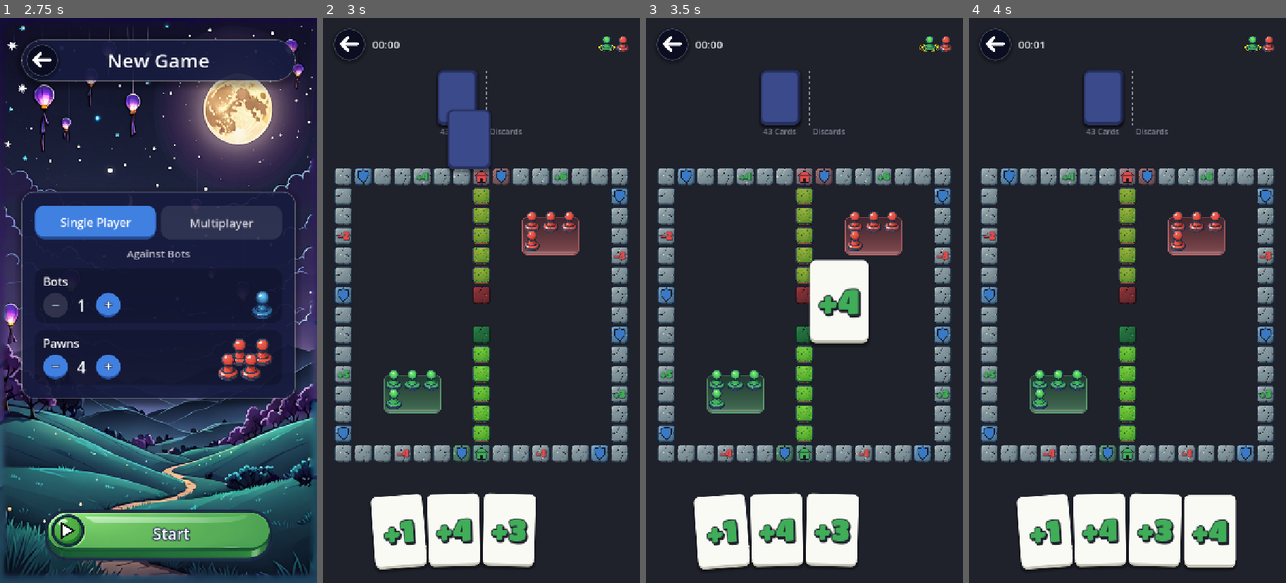
Above: before the commit, frames 1-4 (left to right).
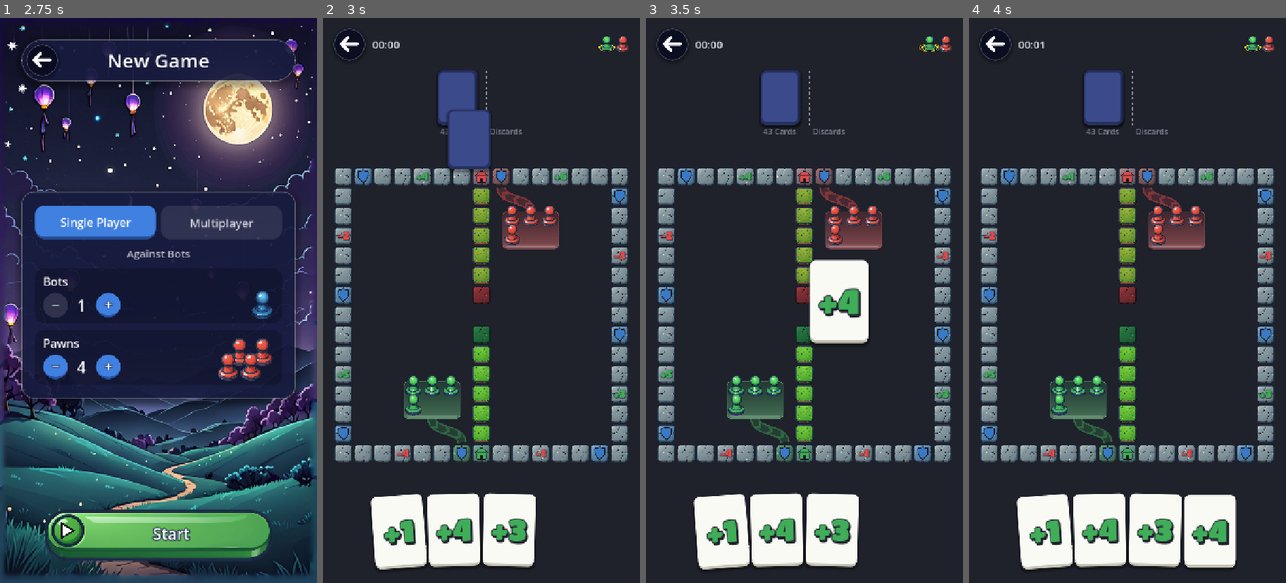
Above: after the commit, the same moments.

Repository: sezertanci/Pawnic
Game: Godot game, scene res://scenes/main.tscn
Same seed, same stepped clock (60 frames per second), same inputs: the game is played once before the commit and once after it.
Inputs (mouse positions are in pixels of both pictures, inside the frame that each line leads up to):
- Up to frame 1 (2.75 s): click "New Game" at 0.5 s; click "Single Player" at 1.25 s; click "Single Player" at 2 s
- Up to frame 2 (3 s): click "Start" at 2.75 s
- Up to frame 3 (3.5 s): no input
- Up to frame 4 (4 s): tap Enter at 3.5 s; drag from (1127, 317) to (1159, 176) at 3.52 s

Frame 1 is identical in both runs. In frame 2, 3.4% of the frame differs, in the area x 19-81%, y 30-76%; in frame 3, 3.4%; in frame 4, 3.4%.

Commit message:
feat: hamle yolu önizlemesi ve başlangıç alanı patikası
- Kart seçilince oynanabilir taşların yolu oyuncu renginde kesik
  noktalarla çizilir, varış karesi nabız gibi parlar.
- Başlangıç alanları çıkış karelerinin yanındaki köşeye taşındı.
- Alandan çıkış karesine ok işaretli kavisli bir patika çizilir;
  alandan taş seçilebiliyorsa patikada ışık akar.
- rounded_rect ve filled ortak SmoothDraw yardımcılarına alındı.

Co-Authored-By: Claude Opus 5.5 <noreply@anthropic.com>

Diff:
--- a/data/boards/classic.json
+++ b/data/boards/classic.json
@@ -18,9 +18,9 @@
 		"ring:32": -1, "ring:39": -4, "ring:46": 5, "ring:53": -2
 	},
 	"seats": [
-		{ "start": "ring:8", "home": "lane0:5", "shortcut": "ring:7", "base": [11.0, 3.5] },
-		{ "start": "ring:22", "home": "lane1:5", "shortcut": "ring:21", "base": [11.5, 11.0] },
-		{ "start": "ring:36", "home": "lane2:5", "shortcut": "ring:35", "base": [4.0, 11.5] },
-		{ "start": "ring:50", "home": "lane3:5", "shortcut": "ring:49", "base": [3.5, 4.0] }
+		{ "start": "ring:8", "home": "lane0:5", "shortcut": "ring:7", "base": [10.0, 3.2] },
+		{ "start": "ring:22", "home": "lane1:5", "shortcut": "ring:21", "base": [11.3, 9.5] },
+		{ "start": "ring:36", "home": "lane2:5", "shortcut": "ring:35", "base": [5.0, 11.8] },
+		{ "start": "ring:50", "home": "lane3:5", "shortcut": "ring:49", "base": [3.7, 5.5] }
 	]
 }
--- a/scripts/rules/move_picker.gd
+++ b/scripts/rules/move_picker.gd
@@ -55,6 +55,15 @@
 	stage = Stage.PAWN
 
 
+## Seçili kartla (joker'de seçili değerle) hâlâ yapılabilecek hamleler; yol önizlemesi içindir.
+## Kart ya da joker değeri seçilmeden boş döner.
+func candidates() -> Array[Move]:
+	var result: Array[Move] = []
+	if stage != Stage.CARD and stage != Stage.VALUE:
+		result.assign(_candidates)
+	return result
+
+
 ## Bu adımda dokunulabilecek taşlar.
 func selectable_pawns() -> Array[int]:
 	var result: Array[int] = []
--- /dev/null
+++ b/scripts/ui/base_link.gd
@@ -0,0 +1,114 @@
+class_name BaseLink
+extends RefCounted
+## Başlangıç alanından çıkış karesine uzanan kavisli patika; taşların nereden yola çıkacağını
+## gösterir. Patika alanın çıkış karesine bakan kenarının ortasından dik çıkar, yumuşak bir S
+## çizerek karenin önüne dik varır. İki yan çizgiden ve aralarındaki daha soluk dolgudan oluşur;
+## başına, ortasına ve sonuna yakın üç ok işareti (>) yönü gösterir. Renkler zemine yumuşakça
+## karışan, kenarsız tonlardır.
+## Alandan taş seçilebiliyorsa dolgu boyunca çıkış karesine doğru bir ışık akar; bu sırada
+## çizen düğüm her karede yeniden çizilmelidir. Uzunluklar kare boyuna oranlanır.
+
+## İki yan çizgi arasındaki genişlik ve çizgi kalınlığı.
+const WIDTH_RATIO := 0.4
+const LINE_RATIO := 0.05
+## Oyuncu renginin kenar çizgilerinde ve dolguda zemine karışma oranı; renkler opak çizilir.
+const LINE_ALPHA := 0.5
+const FILL_ALPHA := 0.2
+## Ok işaretlerinin eğri üzerindeki yerleri (eğri noktalarının sırasına oranla), kollarının
+## uzunluğu (patika genişliğine oranla) ve çizgi kalınlığı (kare boyuna oranla).
+const ARROWS_AT: Array[float] = [0.2, 0.5, 0.8]
+const ARROW_SIZE := 0.45
+const ARROW_LINE_RATIO := 0.1
+## Patika ucunun çıkış karesinin kenarından geride durduğu mesafe.
+const END_GAP := 0.12
+## Kavis kollarının uzunluğu, iki uç arasındaki dik mesafeye oranla.
+const BEND := 0.6
+const CURVE_POINTS := 24
+## Akan ışığın bir turu (saniye), patika boyuna oranla genişliği ve rengin beyaza yaklaşması.
+const FLOW_PERIOD := 1.2
+const FLOW_BAND := 0.35
+const FLOW_LIGHTEN := 0.6
+
+
+static func draw(
+	canvas: CanvasItem,
+	base: Rect2,
+	start: Rect2,
+	color: Color,
+	skin: BoardSkin,
+	cell: float,
+	flowing: bool
+) -> void:
+	var normal := _facing(base, start.get_center())
+	var from := base.get_center() + normal * base.size / 2.0
+	var to := start.get_center() - normal * (start.size / 2.0 + Vector2.ONE * cell * END_GAP)
+	var points := _curve(from, to, normal)
+	var half := cell * WIDTH_RATIO / 2.0
+	var rails: Array[PackedVector2Array] = [_offset(points, half), _offset(points, -half)]
+	var line := cell * LINE_RATIO
+	var ground := skin.background_color
+	var fill := _fill_colors(points, ground.lerp(color, FILL_ALPHA), color, flowing)
+	SmoothDraw.ribbon(canvas, rails[0], rails[1], fill, fill)
+	var ink := ground.lerp(color, LINE_ALPHA)
+	for rail: PackedVector2Array in rails:
+		SmoothDraw.stroke(canvas, rail, ink, line)
+	for at: float in ARROWS_AT:
+		var arrow := _arrow(points, at, half * 2.0 * ARROW_SIZE)
+		SmoothDraw.stroke(canvas, arrow, ink, cell * ARROW_LINE_RATIO)
+
+
+## Eğrinin at oranındaki noktasında, gidiş yönünü gösteren > biçimli işaretin üç noktası.
+static func _arrow(points: PackedVector2Array, at: float, size: float) -> PackedVector2Array:
+	var index := roundi(at * (points.size() - 1))
+	var ahead := (points[index + 1] - points[index - 1]).normalized()
+	var side := ahead.orthogonal() * size
+	var tip := points[index] + ahead * size / 2.0
+	var back := tip - ahead * size
+	return PackedVector2Array([back + side, tip, back - side])
+
+
+## Alanın, point'e bakan kenarının dışa dönük birim yönü; uzaklığın büyük olduğu eksen seçilir.
+static func _facing(rect: Rect2, point: Vector2) -> Vector2:
+	var gap_x := maxf(rect.position.x - point.x, point.x - rect.end.x)
+	var gap_y := maxf(rect.position.y - point.y, point.y - rect.end.y)
+	if gap_x > gap_y:
+		return Vector2.LEFT if point.x < rect.position.x else Vector2.RIGHT
+	return Vector2.UP if point.y < rect.position.y else Vector2.DOWN
+
+
+## Uçlarda normal yönünde duran kollarıyla kübik Bézier eğrisinin noktaları.
+static func _curve(from: Vector2, to: Vector2, normal: Vector2) -> PackedVector2Array:
+	var arm := normal * (to - from).dot(normal) * BEND
+	var points := PackedVector2Array()
+	for index: int in range(CURVE_POINTS + 1):
+		var t := float(index) / CURVE_POINTS
+		points.append(from.bezier_interpolate(from + arm, to - arm, to, t))
+	return points
+
+
+## Eğriyi her noktada gidiş yönüne dik olarak distance kadar kaydırır (eksi değer öbür yana).
+static func _offset(points: PackedVector2Array, distance: float) -> PackedVector2Array:
+	var result := PackedVector2Array()
+	var last := points.size() - 1
+	for index: int in range(points.size()):
+		var ahead := points[mini(index + 1, last)] - points[maxi(index - 1, 0)]
+		result.append(points[index] + ahead.orthogonal().normalized() * distance)
+	return result
+
+
+## Dolgunun nokta renkleri; akış varsa ışık çıkış karesine doğru ilerler.
+static func _fill_colors(
+	points: PackedVector2Array, fill: Color, color: Color, flowing: bool
+) -> PackedColorArray:
+	var light := color.lightened(FLOW_LIGHTEN)
+	var head := PulseWave.phase(FLOW_PERIOD) * (1.0 + FLOW_BAND)
+	var colors := PackedColorArray()
+	for value: float in SmoothDraw.path_progress(points):
+		colors.append(fill.lerp(light, _glow(head, value)) if flowing else fill)
+	return colors
+
+
+## Işığın başı head'de iken value noktasındaki parlaklık; başın arkasında FLOW_BAND boyunca solar.
+static func _glow(head: float, value: float) -> float:
+	var behind := head - value
+	return clampf(1.0 - behind / FLOW_BAND, 0.0, 1.0) if behind >= 0.0 else 0.0
--- a/scripts/ui/base_painter.gd
+++ b/scripts/ui/base_painter.gd
@@ -33,7 +33,7 @@
 static func draw_base(canvas: CanvasItem, rect: Rect2, color: Color, cell: float) -> void:
 	var radius := cell * CORNER_RATIO
 	var line := cell * LINE_RATIO
-	var outline := _rounded_rect(rect, radius)
+	var outline := SmoothDraw.rounded_rect(rect, radius)
 	var top := Color(color.darkened(DARKEN), TOP_ALPHA)
 	var bottom := Color(color.lightened(LIGHTEN), BOTTOM_ALPHA)
 	var colors := PackedColorArray()
@@ -99,19 +99,3 @@
 		clear.append(Color(color, 0.0))
 	SmoothDraw.ribbon(canvas, outer, path, clear, lit)
 	SmoothDraw.ribbon(canvas, path, inner, lit, clear)
-
-
-## Yuvarlak köşeli dikdörtgenin çevre noktaları (saat yönünde, sol üstten).
-static func _rounded_rect(rect: Rect2, radius: float) -> PackedVector2Array:
-	var r := minf(radius, minf(rect.size.x, rect.size.y) / 2.0)
-	var corners: Array[Vector2] = [
-		rect.position + Vector2(r, r),
-		Vector2(rect.end.x - r, rect.position.y + r),
-		rect.end - Vector2(r, r),
-		Vector2(rect.position.x + r, rect.end.y - r),
-	]
-	var points := PackedVector2Array()
-	for index: int in range(corners.size()):
-		var from := PI + index * PI / 2.0
-		points.append_array(SmoothDraw.arc_points(corners[index], r, from, from + PI / 2.0))
-	return points
--- a/scripts/ui/board_view.gd
+++ b/scripts/ui/board_view.gd
@@ -51,6 +51,10 @@
 var selectable_squares: Array[int] = []
 ## Hamlesi seçilmekte olan taş; farklı renkte halkayla gösterilir.
 var selected_pawn := Move.NO_PAWN
+## Seçili kartla oynanabilecek hamlelerin yolları (kare sırasıyla, son kare varış) ve hamleyi
+## yapacak oyuncu; yollar onun renginde önizlenir.
+var preview_paths: Array[PackedInt32Array] = []
+var preview_seat := BoardLayout.NO_SEAT
 
 var _centers: Array[Vector2] = []
 var _radii: Array[float] = []
@@ -64,9 +68,11 @@
 	Skins.changed.connect(queue_redraw)
 
 
-## Seçilebilir bir şey varken dalga oynasın diye tahta her karede yeniden çizilir.
+## Seçilebilir bir şey ya da yol önizlemesi varken dalga ve varış ışığı oynasın diye tahta her
+## karede yeniden çizilir.
 func _process(_delta: float) -> void:
-	if not selectable.is_empty() or not selectable_squares.is_empty():
+	var waving := not selectable.is_empty() or not selectable_squares.is_empty()
+	if waving or not preview_paths.is_empty():
 		queue_redraw()
 
 
@@ -79,7 +85,9 @@
 		if _is_visible(square, active):
 			_draw_square(square, active)
 	for seat: int in active:
+		_draw_base_link(seat)
 		_draw_base(seat)
+	_draw_previews()
 	_layout_pawns()
 	_draw_pawns()
 
@@ -238,12 +246,39 @@
 		draw_line(start, end, Skins.current.mark_color, LINE_WIDTH)
 
 
+## Yol önizlemeleri: yol üstündeki karelerde nokta, varış karesinde nabız gibi parlayan ışık.
+func _draw_previews() -> void:
+	if preview_paths.is_empty():
+		return
+	var color := Skins.current.seat_color(preview_seat)
+	var cell := _cell_size()
+	for path: PackedInt32Array in preview_paths:
+		if path.is_empty():
+			continue
+		var target := path[path.size() - 1]
+		PathPreview.draw_target(self, _cell_rect(board.layout.cells[target]), color, cell)
+		var centers: Array[Vector2] = []
+		for index: int in range(path.size() - 1):
+			centers.append(_square_center(path[index]))
+		var ink := Skins.current.outline_color
+		PathPreview.draw_dots(self, centers, color, ink, cell, LINE_WIDTH)
+
+
 ## Başlangıç alanı; içinden taş seçilebiliyorsa seçilebilir kare gibi çerçevelenir.
 func _draw_base(seat: int) -> void:
 	var base := _base_rect(seat)
 	BasePainter.draw_base(self, base, Skins.current.seat_color(seat), _cell_size())
 	if _base_pawn(seat) != Move.NO_PAWN:
 		_draw_wave_frame(base)
+
+
+## Başlangıç alanından çıkış karesine uzanan patika; alandan taş seçilebiliyorsa üstünde ışık akar.
+func _draw_base_link(seat: int) -> void:
+	var start := _cell_rect(board.layout.cells[board.layout.starts[seat]])
+	var skin := Skins.current
+	var flowing := _base_pawn(seat) != Move.NO_PAWN
+	var color := skin.seat_color(seat)
+	BaseLink.draw(self, _base_rect(seat), start, color, skin, _cell_size(), flowing)
 
 
 func _draw_wave_frame(rect: Rect2) -> void:
--- a/scripts/ui/game_screen.gd
+++ b/scripts/ui/game_screen.gd
@@ -334,7 +334,17 @@
 	_board_view.selectable = pawns
 	_board_view.selectable_squares = squares
 	_board_view.selected_pawn = _picker.selected_pawn()
+	_board_view.preview_paths = _preview_paths()
+	_board_view.preview_seat = _game.current_seat()
 	_board_view.queue_redraw()
+
+
+## Seçili kartla hâlâ yapılabilecek hamlelerin yolları; kart seçili değilse boş.
+func _preview_paths() -> Array[PackedInt32Array]:
+	var paths: Array[PackedInt32Array] = []
+	for move: Move in _picker.candidates():
+		paths.append(PackedInt32Array(_game.board.move_path(move)))
+	return paths
 
 
 func _clear_selection() -> void:
--- /dev/null
+++ b/scripts/ui/path_preview.gd
@@ -0,0 +1,51 @@
+class_name PathPreview
+extends RefCounted
+## Kart seçilince oynanabilir taşların gideceği yolu gösterir: yol üstündeki karelerde küçük
+## noktalar, varış karesinde nabız gibi yavaşça parlayıp sönen yumuşak bir ışık.
+## Uzunluklar kare boyuna oranlanır, renk oyuncu renginin açık tonudur. Varış ışığı görünürken
+## çizen düğüm her karede yeniden çizilmelidir.
+
+## Renk, oyuncu renginin bu oranda açılmış tonudur.
+const LIGHTEN := 0.35
+## Yol noktasının yarıçapı.
+const DOT_RATIO := 0.1
+## Varış ışığının bir parlayıp sönme süresi (saniye).
+const PULSE_PERIOD := 1.4
+## Varış ışığının en sönük ve en parlak saydamlığı.
+const GLOW_MIN := 0.25
+const GLOW_MAX := 0.75
+## Karenin içindeki dolgunun, kenardaki ışığa göre saydamlık oranı.
+const GLOW_FILL := 0.5
+## Işığın kareden dışarı taşma genişliği ve köşe yuvarlaklığı.
+const GLOW_SPREAD := 0.25
+const GLOW_CORNER := 0.2
+
+
+## Yol üstündeki kare merkezlerine konturlu noktalar çizer.
+static func draw_dots(
+	canvas: CanvasItem, centers: Array[Vector2], color: Color, ink: Color, cell: float, line: float
+) -> void:
+	var fill := color.lightened(LIGHTEN)
+	for center: Vector2 in centers:
+		SmoothDraw.circle(canvas, center, cell * DOT_RATIO, fill, ink, line)
+
+
+## Varış karesini yarı saydam doldurur, çevresine dışa doğru solan ışık çizer; saydamlık nabız
+## gibi GLOW_MIN ile GLOW_MAX arasında gidip gelir.
+static func draw_target(canvas: CanvasItem, rect: Rect2, color: Color, cell: float) -> void:
+	var pulse := (1.0 - cos(TAU * PulseWave.phase(PULSE_PERIOD))) / 2.0
+	var lit := Color(color.lightened(LIGHTEN), lerpf(GLOW_MIN, GLOW_MAX, pulse))
+	var radius := cell * GLOW_CORNER
+	var spread := cell * GLOW_SPREAD
+	var inner := SmoothDraw.rounded_rect(rect, radius)
+	var outer := SmoothDraw.rounded_rect(rect.grow(spread), radius + spread)
+	canvas.draw_colored_polygon(inner, Color(lit, lit.a * GLOW_FILL))
+	inner.append(inner[0])
+	outer.append(outer[0])
+	SmoothDraw.ribbon(
+		canvas,
+		inner,
+		outer,
+		SmoothDraw.filled(lit, inner.size()),
+		SmoothDraw.filled(Color(lit, 0.0), outer.size())
+	)
--- a/scripts/ui/pulse_wave.gd
+++ b/scripts/ui/pulse_wave.gd
@@ -18,9 +18,9 @@
 const FRONT_ARC := Vector2(0.0, PI)
 
 
-## Dalganın 0 (doğuş) ile 1 (kayboluş) arasındaki evresi.
-static func phase() -> float:
-	return fmod(Time.get_ticks_msec() / MSEC_PER_SEC, PERIOD) / PERIOD
+## Dalganın 0 (doğuş) ile 1 (kayboluş) arasındaki evresi; period saniyede bir başa döner.
+static func phase(period := PERIOD) -> float:
+	return fmod(Time.get_ticks_msec() / MSEC_PER_SEC, period) / period
 
 
 ## arc verilirse halkanın yalnızca o açı aralığı (x: başlangıç, y: bitiş, radyan) çizilir;
--- a/scripts/ui/smooth_draw.gd
+++ b/scripts/ui/smooth_draw.gd
@@ -85,3 +85,27 @@
 	for index: int in range(distances.size()):
 		distances[index] = distances[index] / total if total > 0.0 else 0.0
 	return distances
+
+
+## Yuvarlak köşeli dikdörtgenin çevre noktaları (saat yönünde, sol üstten).
+static func rounded_rect(rect: Rect2, radius: float) -> PackedVector2Array:
+	var r := minf(radius, minf(rect.size.x, rect.size.y) / 2.0)
+	var corners: Array[Vector2] = [
+		rect.position + Vector2(r, r),
+		Vector2(rect.end.x - r, rect.position.y + r),
+		rect.end - Vector2(r, r),
+		Vector2(rect.position.x + r, rect.end.y - r),
+	]
+	var points := PackedVector2Array()
+	for index: int in range(corners.size()):
+		var from := PI + index * PI / 2.0
+		points.append_array(arc_points(corners[index], r, from, from + PI / 2.0))
+	return points
+
+
+## count uzunluğunda, her öğesi color olan renk dizisi.
+static func filled(color: Color, count: int) -> PackedColorArray:
+	var colors := PackedColorArray()
+	colors.resize(count)
+	colors.fill(color)
+	return colors
--- a/tests/unit/test_move_picker.gd
+++ b/tests/unit/test_move_picker.gd
@@ -82,6 +82,27 @@
 	assert_eq(_picker.pick_destination(7), branch)
 
 
+func test_candidates_list_every_move_of_picked_card() -> void:
+	var first := Move.new(0, Move.Action.FORWARD, 1, 3)
+	var second := Move.new(0, Move.Action.FORWARD, 2, 3)
+	_picker.reset(_moves([first, second, Move.new(1, Move.Action.FORWARD, 1, 4)]))
+
+	_picker.pick_card(0)
+
+	assert_eq(_picker.candidates(), _moves([first, second]))
+
+
+func test_candidates_are_empty_until_joker_value_is_picked() -> void:
+	var five := Move.new(0, Move.Action.FORWARD, 1, 5)
+	_picker.reset(_moves([Move.new(0, Move.Action.FORWARD, 1, 2), five]))
+	_picker.pick_card(0)
+	assert_true(_picker.candidates().is_empty())
+
+	_picker.pick_value(5)
+
+	assert_eq(_picker.candidates(), _moves([five]))
+
+
 func _moves(list: Array) -> Array[Move]:
 	var result: Array[Move] = []
 	result.assign(list)
Not shown, added: scripts/ui/base_link.gd.uid
Not shown, added: scripts/ui/path_preview.gd.uid
